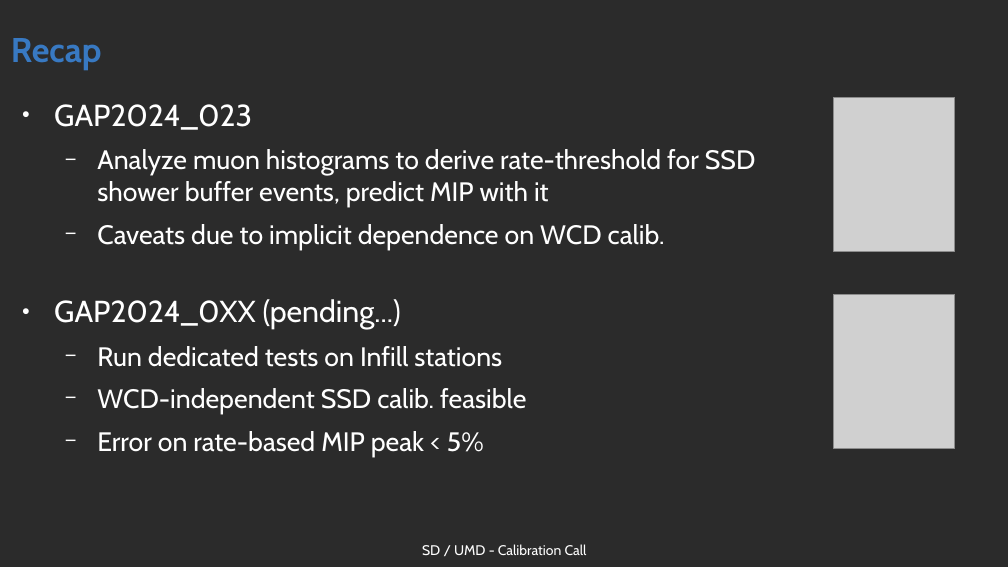
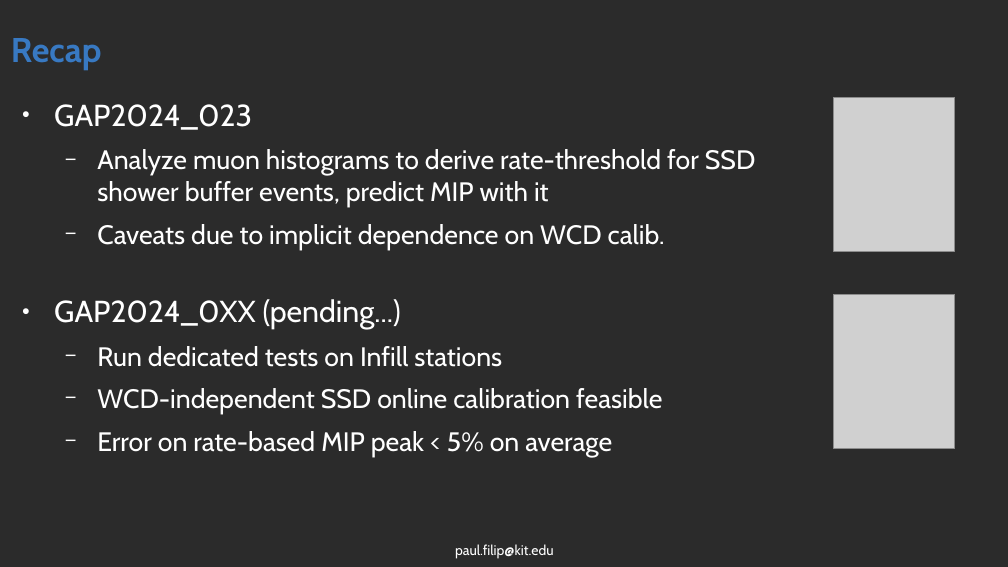
Before and after one commit to Quizznor/phd-thesis, a slide deck: slide 2 of Outreach/sd_calibration/sd_calib_2024_09_26/sd_calib_2024_09_26_filip.odp. Drawn at 1008x567 pixels with LibreOffice and Linux fonts; fonts in the diff are those of the drawing; grey boxes stand for pictures; background and template pictures are left out; a plain dark background stands for a picture behind light text. Boxes give left, top, right and bottom in pixels: in the first picture for what was removed or moved away, otherwise in the second. Text is boxed around its words. In the diff, an @@ line names an element or a change of style, - is before the commit and + after.

Commit message:
more work on sd calib presentation

```diff
--- a/Outreach/sd_calibration/sd_calib_2024_09_26/sd_calib_2024_09_26_filip.odp
+++ b/Outreach/sd_calibration/sd_calib_2024_09_26/sd_calib_2024_09_26_filip.odp
@@ text at (97,388,662,457): text changed @@
-  − WCD-independent SSD calib. feasible
-  − Error on rate-based MIP peak < 5%
+  − WCD-independent SSD online calibration feasible
+  − Error on rate-based MIP peak < 5% on average
@@ text at (455,544,554,559): text changed @@
-SD / UMD - Calibration Call
+paul.filip@kit.edu
```
Also in this commit, not shown: 3 other slides changed, 10 slides added, 1 slide removed, 13 other files.
